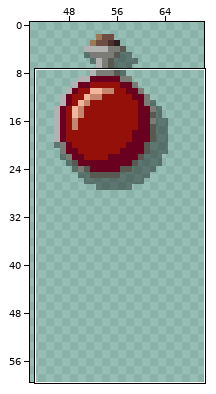
A sprite sheet gets an edit: Assets/Resources/Sprites/Consumables/Consumables.png. The first picture is a wide view before the edit; the outline marks the close-up.
Close-up. Before the edit:
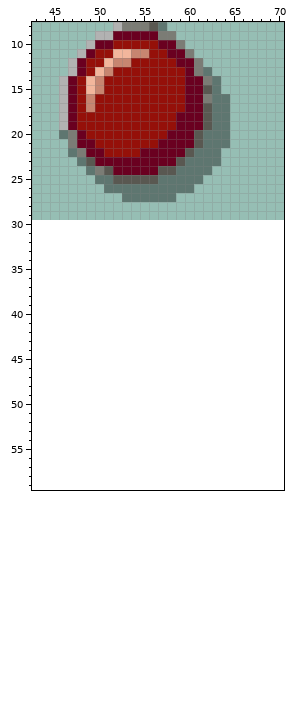
The file is 110x30 pixels. Shown: x 43..70, y 8..59. The old version is drawn lined up with the new one, on the new canvas. The wide view leaves out empty margins.
After:
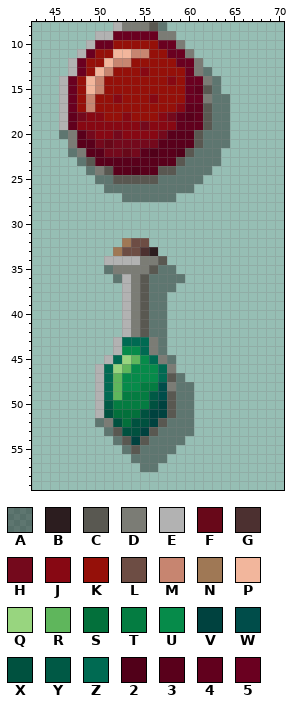
Palette (. is transparent): A #00000060  B #2c1d1f  C #595851  D #7b7c75  E #b2b2b2  F #680819  G #4c3030  H #74091c  J #870813  K #951009  L #6d4d44  M #c78570  N #9f7855  P #f2b69c  Q #98d57f  R #5fb65c  S #03703b  T #047c41  U #068b4a  V #00423f  W #004d4a  X #00513f  Y #005945  Z #006a52  2 #510019  3 #59001b  4 #61001d  5 #6a0020
From old to new:
canvas 110x30 -> 110x60
Colour 5 gives way to colour 2 in row 22 at x 56 and 59; in row 24 at x 54.
Colour 5 gives way to colour 3 in row 18 at x 60; in row 20 at x 48 and 58 to 60; in row 21 at x 48 to 49 and 57 to 60; in row 22 at x 49 to 50, 55 and 57 to 58; in row 23 at x 50 to 58; in row 24 at x 52 to 53 and 55 to 56.
Colour 5 gives way to colour 4 in row 15 at x 61; in row 17 at x 60 to 61; in row 18 at x 47, 59 and 61; in row 19 at x 47 and 59 to 61.
The edit adds colour A in row 35 at x 51 and 57 to 58; in row 36 at x 52 and 56 to 59; in row 37 at x 56 to 58; in rows 38 to 42 at x 56 to 57; in rows 43 to 44 at x 57; in row 45 at x 58.
The edit adds colour A in row 47 at x 59; in rows 48 to 51 at x 59 to 60; in row 52 at x 50 and 58 to 60; in row 53 at x 51 and 57 to 60; in row 54 at x 52 and 56 to 59; in row 55 at x 53 and 55 to 58.
The edit adds colour A in row 56 at x 54 to 57; in row 57 at x 55 to 56.
The edit adds colour B in row 33 at x 56.
The edit adds colour C in row 34 at x 57; in row 35 at x 56; in rows 36 to 42 at x 55; in row 47 at x 58; in rows 49 to 51 at x 58; in row 52 at x 57.
The edit adds colour C in row 53 at x 52 and 56; in row 54 at x 53 and 55; in row 55 at x 54.
The edit adds colour D in row 34 at x 55 to 56; in row 35 at x 52 to 55; in rows 36 to 42 at x 54; in rows 43 to 44 at x 56; in row 45 at x 57; in row 46 at x 58.
The edit adds colour D in row 48 at x 58; in row 52 at x 51.
The edit adds colour E in row 34 at x 51 to 54; in rows 36 to 42 at x 53; in rows 43 to 44 at x 52; in row 45 at x 51; in rows 46 to 51 at x 50.
Colour K gives way to colour F in row 21 at x 51; in row 22 at x 53.
The edit adds colour G in row 33 at x 55.
Colour K gives way to colour H in row 18 at x 48 and 58; in row 19 at x 55; in row 20 at x 49, 52 and 57; in row 21 at x 50 and 52 to 56; in row 22 at x 51 to 52 and 54.
Colour K gives way to colour J in row 13 at x 55; in row 14 at x 58; in row 16 at x 52 and 56; in row 17 at x 59; in row 18 at x 49 to 50, 53 and 57; in row 19 at x 48 to 54 and 56 to 58.
Colour K gives way to colour J in row 20 at x 50 to 51 and 53 to 56.
The edit adds colour L in row 32 at x 54 to 55; in row 33 at x 53 to 54.
The edit adds colour N in row 32 at x 53; in row 33 at x 52.
The edit adds colour Q in row 45 at x 53; in row 46 at x 52.
The edit adds colour R in row 45 at x 54; in row 46 at x 53; in rows 47 to 49 at x 52.
The edit adds colour S in row 51 at x 52 to 54; in row 52 at x 53.
The edit adds colour T in row 48 at x 55 to 56; in row 49 at x 53 to 55; in row 50 at x 52 to 55.
The edit adds colour U in row 44 at x 53 to 54; in row 45 at x 55; in row 46 at x 54 to 56; in row 47 at x 53 to 56; in row 48 at x 53 to 54.
The edit adds colour V in row 50 at x 57; in row 51 at x 56 to 57; in row 52 at x 56; in row 53 at x 55; in row 54 at x 54.
The edit adds colour W in rows 48 to 49 at x 57.
The edit adds colour X in row 50 at x 56; in row 51 at x 51 and 55; in row 52 at x 52 and 54 to 55; in row 53 at x 53 to 54.
The edit adds colour Y in row 49 at x 56; in row 50 at x 51.
The edit adds colour Z in row 43 at x 53 to 55; in row 44 at x 55; in row 45 at x 52 and 56; in rows 46 to 47 at x 51 and 57; in rows 48 to 49 at x 51.
Where, in picture pixels (left, top, right, bottom), the same in both close-ups:
changed: (68, 67, 203, 175)
added: (95, 238, 194, 472)
